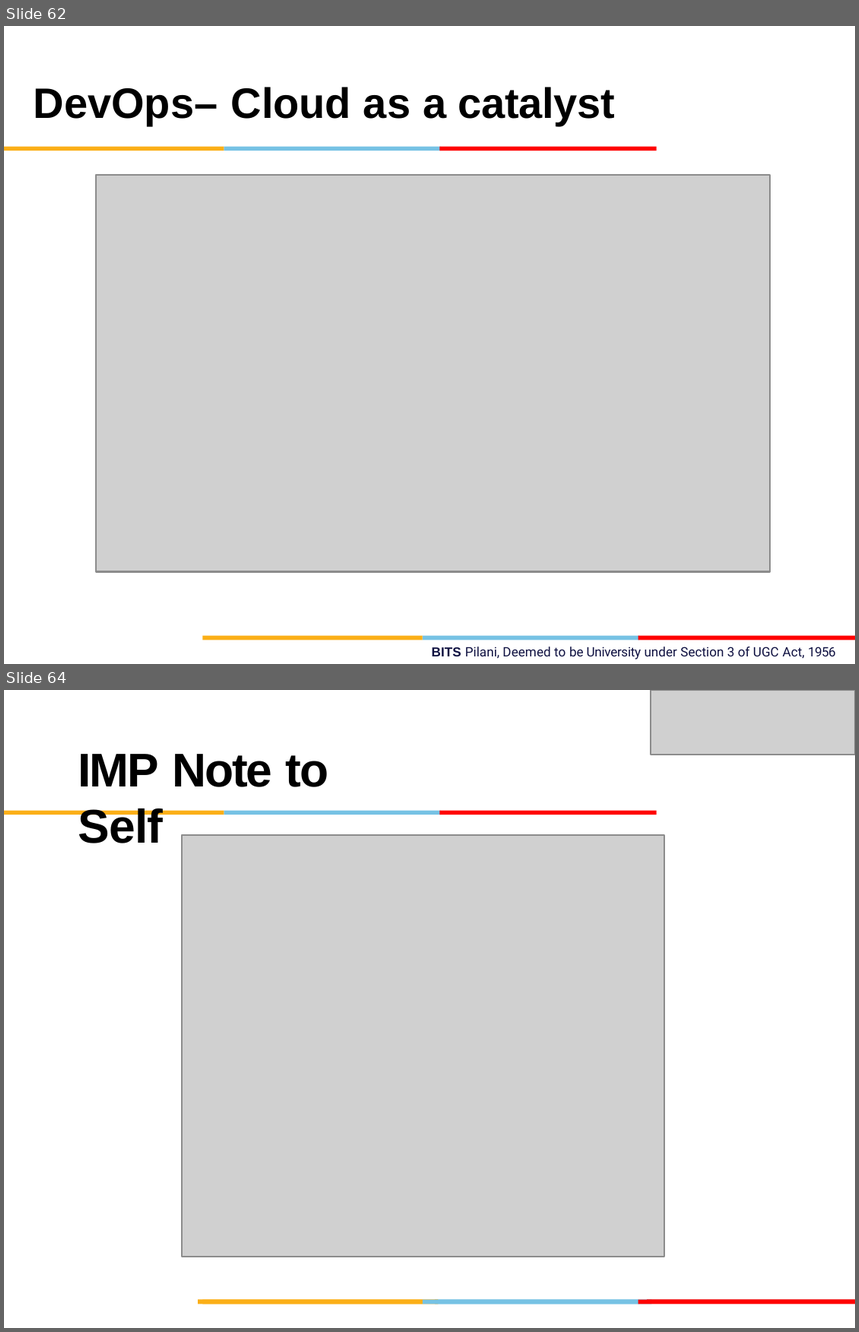
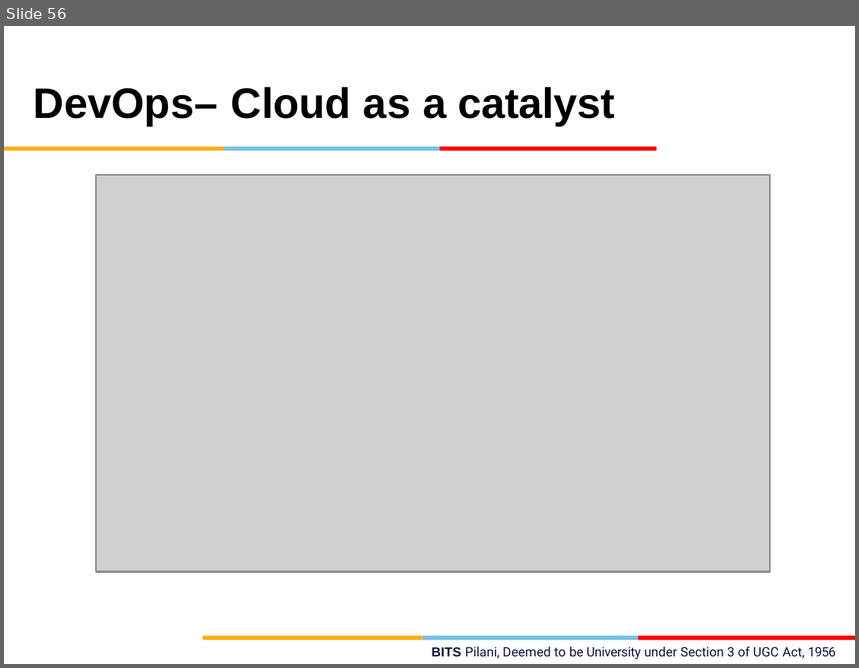
Before and after one commit to AbidKhan01ak/Mtech-7th-Sem, a slide deck: Devops/Session 4 Intro to Devops - People Process Cloud( Bits Slides).pptx. Shown one above the other, each under a label of ours: slides 62 and 64 before the commit, slide 56 after it; the slides between them are not shown. The pictures are 859x1332 and 859x668 pixels, drawn with LibreOffice and Linux fonts; fonts in the diff are those of the drawing; grey boxes stand for pictures; background and template pictures are left out. Boxes give left, top, right and bottom in pixels: in the first picture for what was removed or moved away, otherwise in the second. Text is boxed around its words. In the diff, an @@ line names an element or a change of style, - is before the commit and + after.

```diff
--- a/Devops/Session 4 Intro to Devops - People Process Cloud( Bits Slides).pptx
+++ b/Devops/Session 4 Intro to Devops - People Process Cloud( Bits Slides).pptx
@@ slide 64 removed at (4,690,855,1328), background #FFFFFF @@
@@ picture removed at (651,690,855,755) @@
@@ title removed at (78,754,329,844) @@
-IMP Note to Self
@@ freeform shape removed at (4,811,224,816) @@
@@ freeform shape removed at (224,811,439,816) @@
@@ freeform shape removed at (439,811,656,816) @@
@@ picture removed at (181,834,663,1257) @@
@@ freeform shape removed at (198,1300,438,1305) @@
@@ freeform shape removed at (203,1300,423,1305) @@
@@ freeform shape removed at (423,1300,639,1305) @@
@@ freeform shape removed at (435,1300,651,1305) @@
@@ freeform shape removed at (639,1300,855,1305) @@
@@ freeform shape removed at (648,1300,855,1305) @@
@@ what was slide 62 is now slide 56 @@
```
Also in this commit, not shown: 7 other slides removed, 11 other files.
